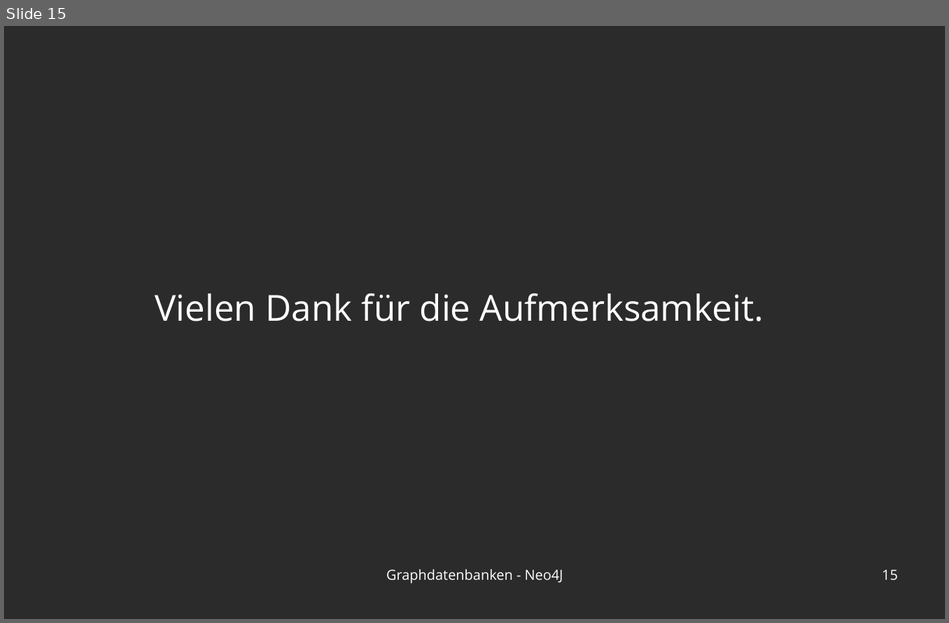
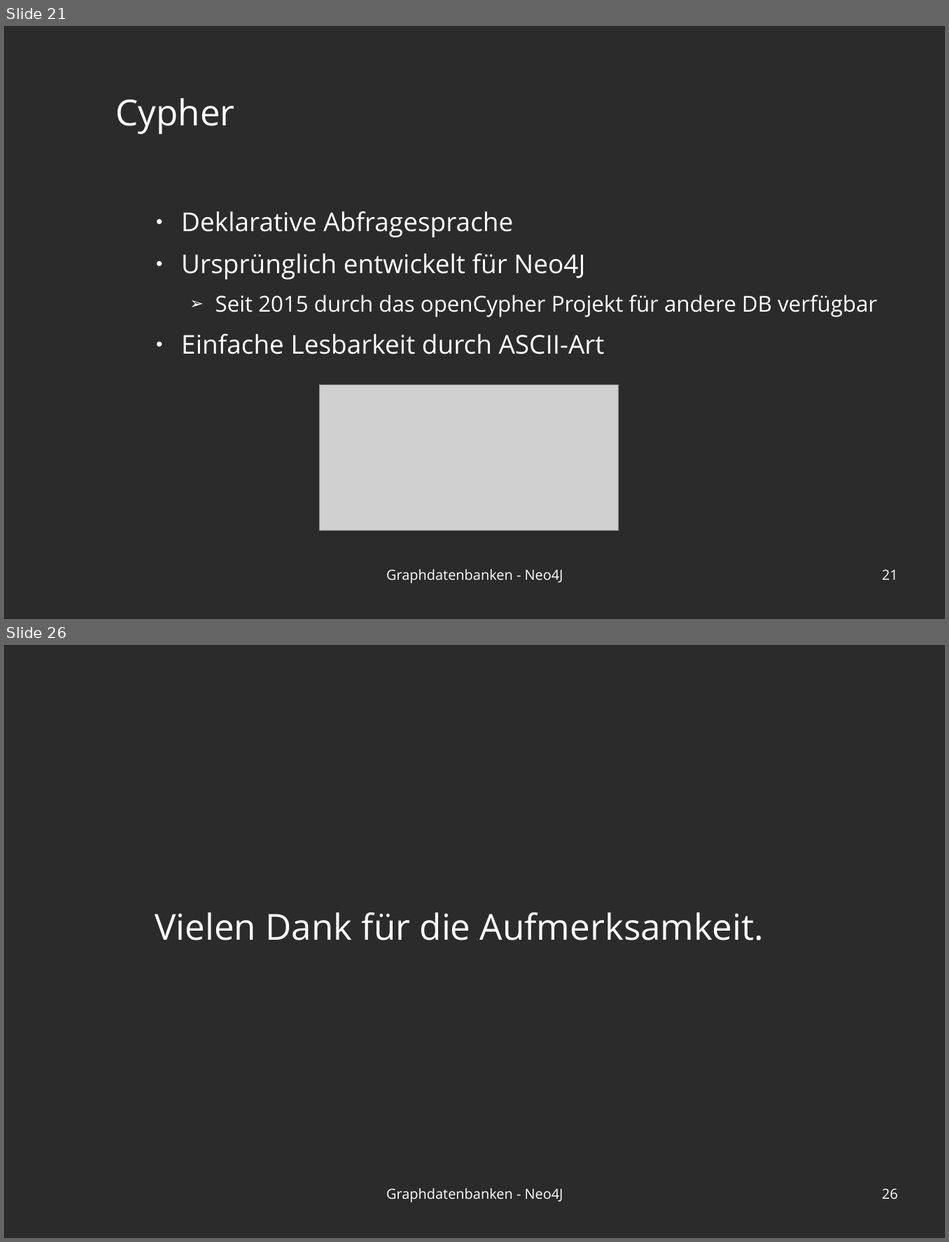
Before and after one commit to blublab/ais, a slide deck: praesi.odp. Shown one above the other, each under a label of ours: slide 15 before the commit, slides 21 and 26 after it; the slides between them are not shown. The pictures are 949x623 and 949x1242 pixels, drawn with LibreOffice and Linux fonts; fonts in the diff are those of the drawing; grey boxes stand for pictures; background and template pictures are left out; a plain dark background stands for a picture behind light text. Boxes give left, top, right and bottom in pixels: in the first picture for what was removed or moved away, otherwise in the second. Text is boxed around its words. In the diff, an @@ line names an element or a change of style, - is before the commit and + after.

```diff
--- a/praesi.odp
+++ b/praesi.odp
@@ slide 21 added at (x1=4, y1=26, x2=945, y2=619), background picture (left out) @@
@@ title added at (x1=115, y1=98, x2=234, y2=134), 36 pt, text #FFFFFF @@
+Cypher
@@ text added at (x1=181, y1=211, x2=877, y2=354), 26 pt, text #FFFFFF @@
+● Deklarative Abfragesprache
+● Ursprünglich entwickelt für Neo4J
+  ➢ Seit 2015 durch das openCypher Projekt für andere DB verfügbar
+● Einfache Lesbarkeit durch ASCII-Art
@@ picture added at (x1=320, y1=384, x2=619, y2=530) @@
@@ text added at (x1=386, y1=569, x2=563, y2=583), 14 pt, text #FFFFFF @@
+Graphdatenbanken - Neo4J
@@ page number added at (x1=882, y1=569, x2=898, y2=580), 14 pt, text #FFFFFF @@
+21
@@ what was slide 15 is now slide 26 @@
@@ page number at (x1=882, y1=1188, x2=898, y2=1199): text changed @@
-15
+26
```
Also in this commit, not shown: 7 slides changed, 13 other slides added, 3 slides removed, 51 other files.
